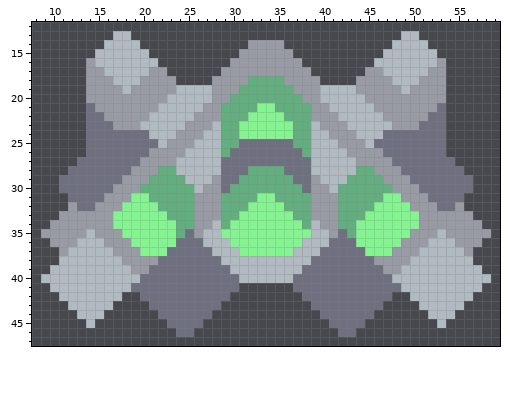
Edited in one commit: sprite sheet (core/assets-raw/sprites/units/pulsar.png). The first picture shows the starting point.
The file is 68x58 pixels. Shown: x 8..59, y 12..47.
And afterwards:
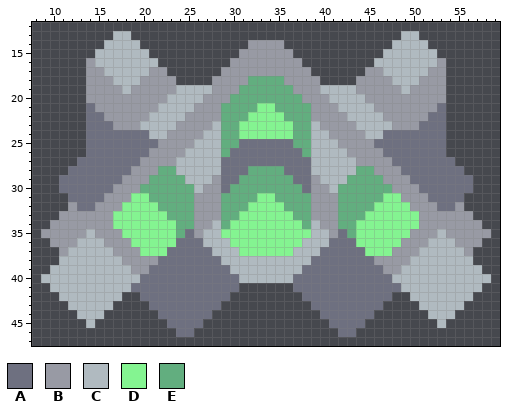
Palette (. is transparent): A #6e7080  B #989aa4  C #b0bac0  D #84f491  E #62ae7f
The exact change:
@@ x 20..47 @@
 19 BBBBCCCCBBBEEEEEEBBBCCCCBBBB
-20 BBBCCCCCBBEEEEEEEEBBCCCCCBBB
-21 BBCCCCCBBEEEEDDEEEEBBCCCCCBB
-22 BCCCCCBBBEEEDDDDEEEBBBCCCCCB
-23 CCCCCBBBCEEDDDDDDEECBBBCCCCC
-24 ACCCBBBCCEEDDDDDDEECCBBBCCCA
-25 AACBBBCCCEEAAAAAAEECCCBBBCAA
+20 BBBCCCCBBBEEEEEEEEBBBCCCCBBB
+21 BBCCCCBBBEEEEDDEEEEBBBCCCCBB
+22 BCCCCBBBBEEEDDDDEEEBBBBCCCCB
+23 CCCCBBBBCEEDDDDDDEECBBBBCCCC
+24 ACCBBBBCCEEDDDDDDEECCBBBBCCA
+25 AABBBBCCCEEAAAAAAEECCCBBBBAA
 26 ABBBBCCCCEAAAAAAAAECCCCBBBBA
Changed places in both pictures, as pixel boxes (x1, y1, x2, y2):
changed: (158, 94, 212, 148)
changed: (320, 94, 374, 148)
